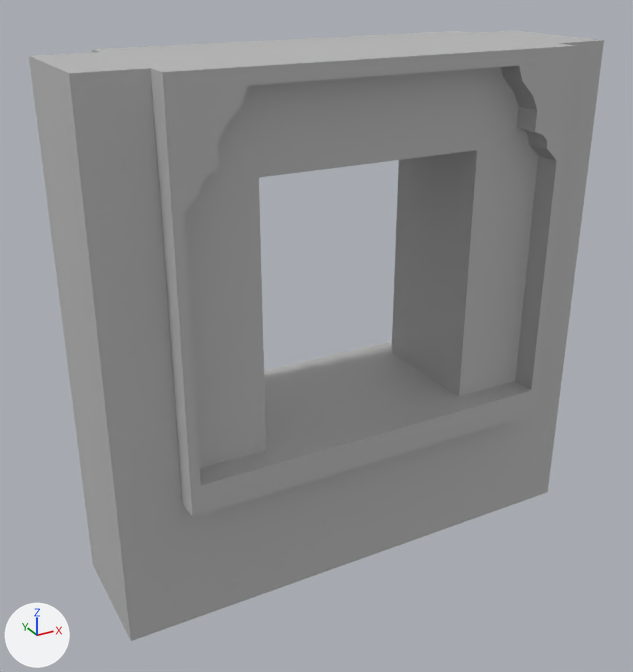
Before and after pictures for a commit that changed the FBX model Assets/Models/janela.fbx.
Both versions are drawn from a 50 mm lens placed at (-3.21, -5.52, 4.61), pointed at (-0.17, 0.02, 1.85). Lighting does not change. The marker at lower left points along +X, +Y and +Z. Where no turn or scale is listed for an object, it has been applied to the vertices.

Script lines for the objects in view, before the commit:
```python
me_mesh = bpy.data.meshes.new('Mesh')
me_mesh.from_pydata(...)  # 320 vertices, 320 faces; spans x -2.0..2.0, y -0.7..0.7, z -2.0..2.0
me_mesh.materials.append(mat_lambert2)  # grey #bcbcbc
ob_pcube3 = bpy.data.objects.new('pCube3', me_mesh)
ob_pcube3.location = (0.0, 0.0, 2.0)
```
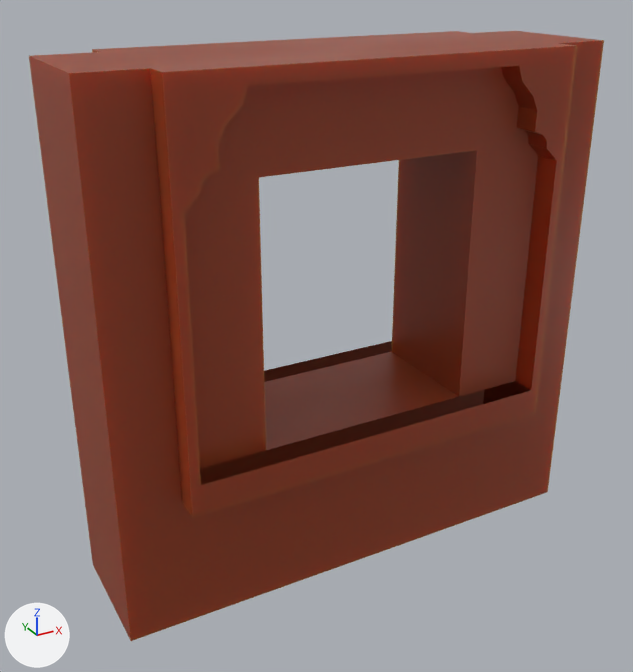
Edits to the scene script, one JSON object a line:
```json
{"op": "add", "block": "mat_aistandardsurface1", "code": ["mat_aistandardsurface1 = principled_material('aiStandardSurface1')", "mat_aistandardsurface1.base_color = (1.0, 1.0, 1.0)  # white #ffffff", "mat_aistandardsurface1.roughness = 0.0", "mat_aistandardsurface1.ior = 1.0", "mat_aistandardsurface1.anisotropic = 0.5", "mat_aistandardsurface1.transmission_weight = 1.0", "mat_aistandardsurface1.coat_weight = 1.0", "mat_aistandardsurface1.coat_roughness = 0.0", "mat_aistandardsurface1.coat_ior = 1.0"]}
{"op": "add", "block": "mat_aistandardsurface2", "code": ["mat_aistandardsurface2 = principled_material('aiStandardSurface2')", "mat_aistandardsurface2.base_color = (0.309, 0.0497, 0.0137)  # brown #973f1f", "mat_aistandardsurface2.roughness = 0.4", "mat_aistandardsurface2.subsurface_weight = 0.3", "mat_aistandardsurface2.subsurface_scale = 1.0", "mat_aistandardsurface2.anisotropic = 0.5"]}
{"block": "me_mesh", "where": "me_mesh.from_pydata(...)  # 320 vertices, 320 faces; spans x -2.0..2.0, y -0.7..0.7, z -2.0..2.0"}
{"block": "me_mesh", "where": "# used by ob_pcube3; location = (0.0, 0.0, 2.0)"}
{"block": "me_mesh", "change": "me_mesh part 1: 172 of the faces centred in x 0.0..2.0, y -0.7..0.7, z -2.0..2.0 switch from mat_lambert2 (grey #bcbcbc) to mat_aistandardsurface2 (brown #973f1f)"}
{"block": "me_mesh", "change": "me_mesh part 2: 119 of the faces centred in x -2.0..-0.87, y -0.7..0.7, z 0.24..2.0 switch from mat_lambert2 (grey #bcbcbc) to mat_aistandardsurface2 (brown #973f1f)"}
{"block": "me_mesh", "change": "me_mesh part 3: 23 of the faces centred in x -2.0..-1.17, y -0.7..0.7, z -2.0..-0.83 switch from mat_lambert2 (grey #bcbcbc) to mat_aistandardsurface2 (brown #973f1f)"}
{"block": "me_mesh", "change": "me_mesh part 4: 6 of the faces centred in x -1.17..1.17, y -0.6..0.6, z -0.71 switch from mat_lambert2 (grey #bcbcbc) to mat_aistandardsurface1 (white #ffffff)"}
```

Pixel boxes (x1, y1, x2, y2) of what changed, in the pictures (633 x 672 px):
```json
{"part": 1, "of": "me_mesh", "change": "recoloured", "before": [187, 31, 604, 591], "after": [187, 31, 604, 591]}
{"part": 2, "of": "me_mesh", "change": "recoloured", "before": [29, 45, 271, 492], "after": [29, 45, 271, 492], "on screen": "grey to brown"}
{"part": 3, "of": "me_mesh", "change": "recoloured", "before": [76, 429, 279, 641], "after": [76, 429, 279, 641], "on screen": "grey to brown"}
{"part": 4, "of": "me_mesh", "change": "recoloured", "before": [200, 341, 531, 485], "after": [200, 341, 531, 485], "on screen": "grey to brown"}
```
